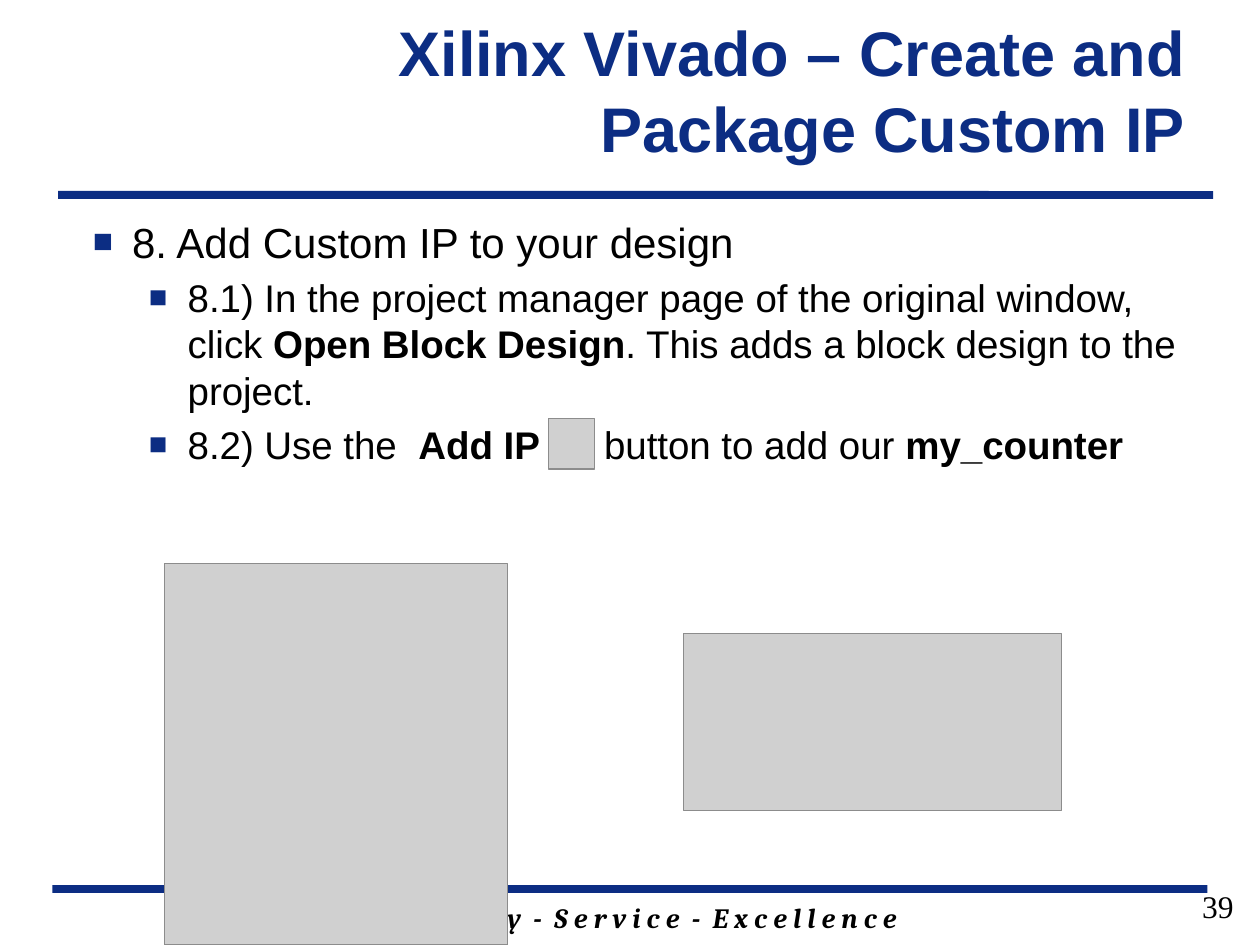
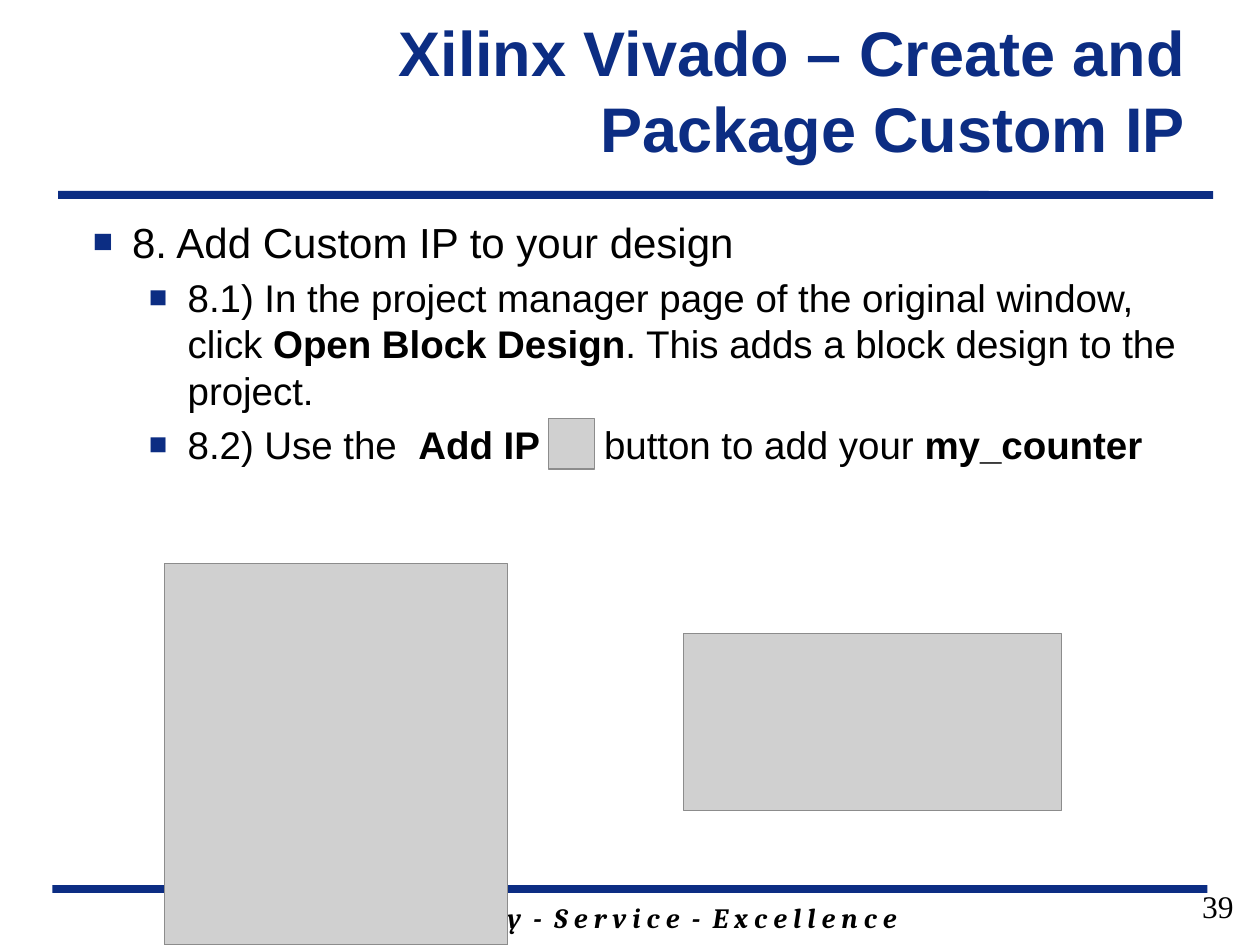
Before and after one commit to GeorgeYork/ECE383_web, a slide deck: slide 39 of lecture/slides/ECE_383_Lec18_2018.pptx. Drawn at 1260x945 pixels with LibreOffice and Linux fonts; fonts in the diff are those of the drawing; grey boxes stand for pictures; background and template pictures are left out. Boxes give left, top, right and bottom in pixels: in the first picture for what was removed or moved away, otherwise in the second. Text is boxed around its words. In the diff, an @@ line names an element or a change of style, - is before the commit and + after.

```diff
--- a/lecture/slides/ECE_383_Lec18_2018.pptx
+++ b/lecture/slides/ECE_383_Lec18_2018.pptx
@@ text at [188,431,1143,466]: text changed @@
-  ■ 8.2) Use the Add IP button to add our my_counter
+  ■ 8.2) Use the Add IP button to add your my_counter
```
Also in this commit, not shown: 5 other slides changed, 2 slides added, 1 slide removed.
